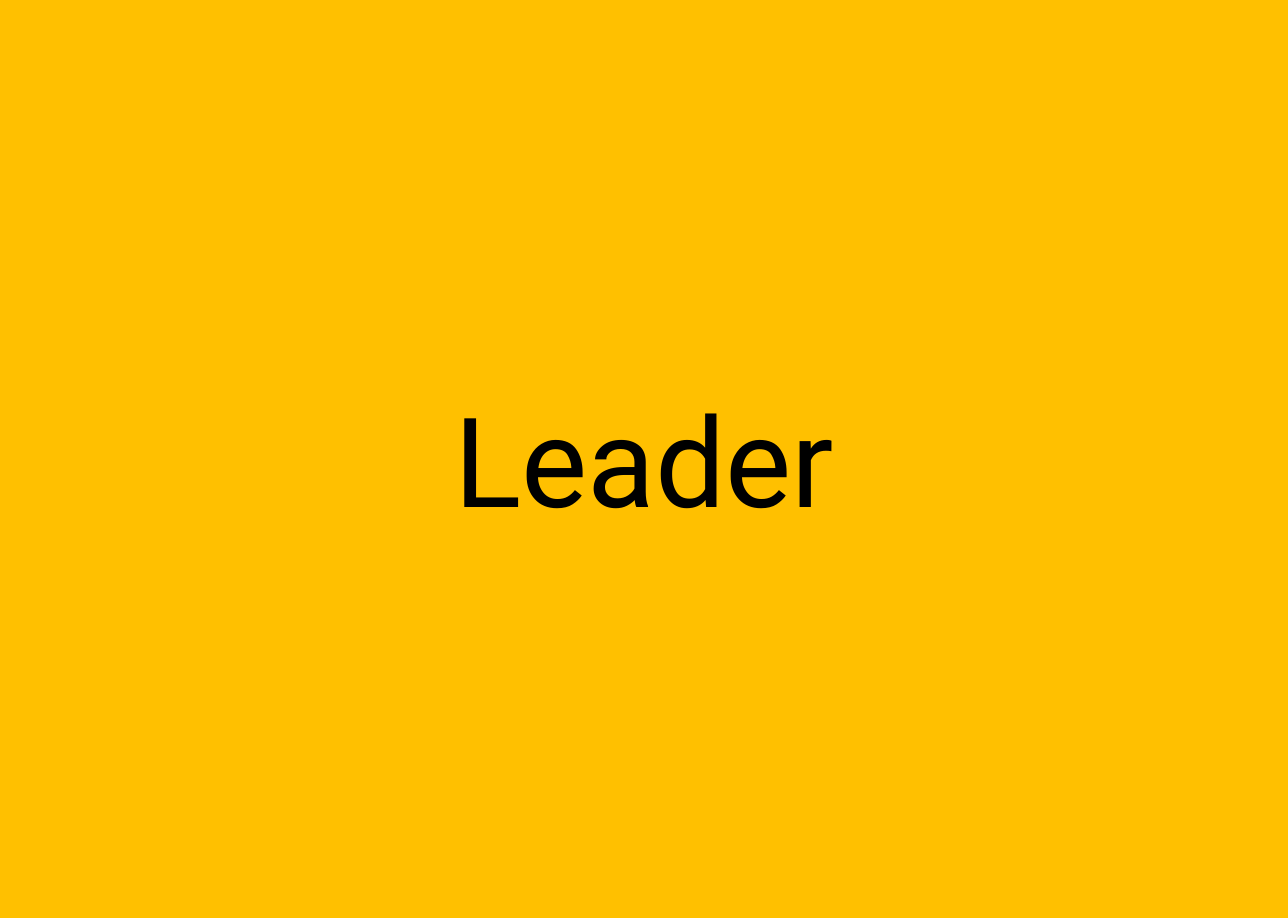
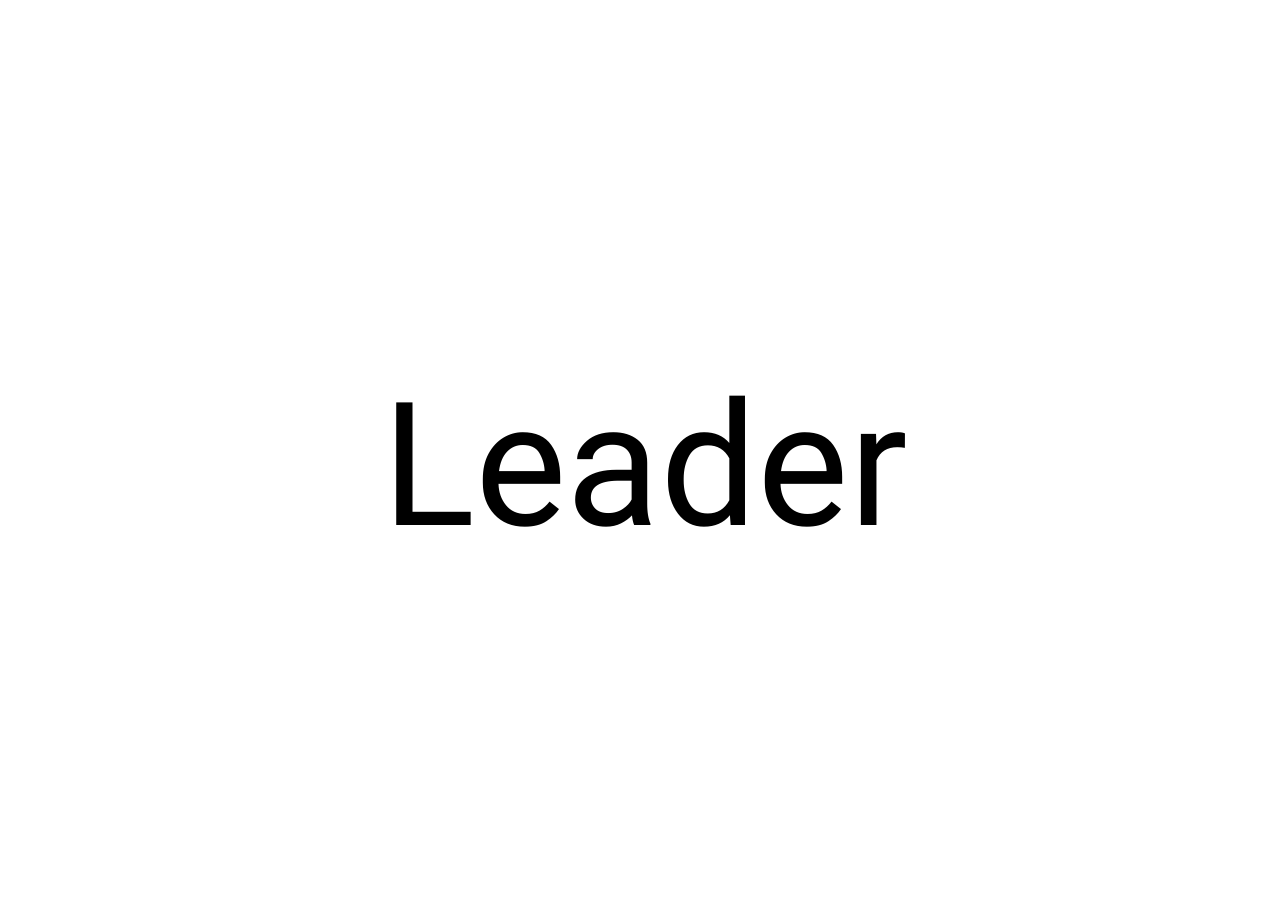
Before and after one commit to ScrumFacilitators/Exploring-Self-Management, a slide deck: slide 49 of Exploring Self-Management.pptx. Drawn at 1288x918 pixels with LibreOffice and Linux fonts; fonts in the diff are those of the drawing; background and template pictures are left out. Boxes give left, top, right and bottom in pixels: in the first picture for what was removed or moved away, otherwise in the second. Text is boxed around its words. In the diff, an @@ line names an element or a change of style, - is before the commit and + after.

```diff
--- a/Exploring Self-Management.pptx
+++ b/Exploring Self-Management.pptx
@@ background #FFC000 to picture (left out) @@
@@ text "Leader": place and size @@
-text "Leader" at [454, 413, 833, 509]
+text "Leader" at [383, 395, 908, 527]
@@ text "Leader" at [383, 395, 908, 527]: size 59.3 to 82 pt @@
```
Also in this commit, not shown: 53 other slides changed, 1 slide added, 1 slide removed, 1 other file.
